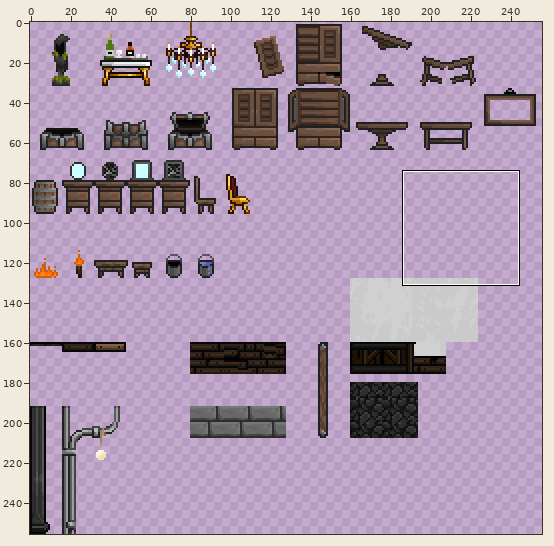
Two versions of one sprite sheet, LudumDare48/Assets/Sprites/tile.png. Above: a wide view before the commit, with the close-up outlined.
Close-up. Old version:
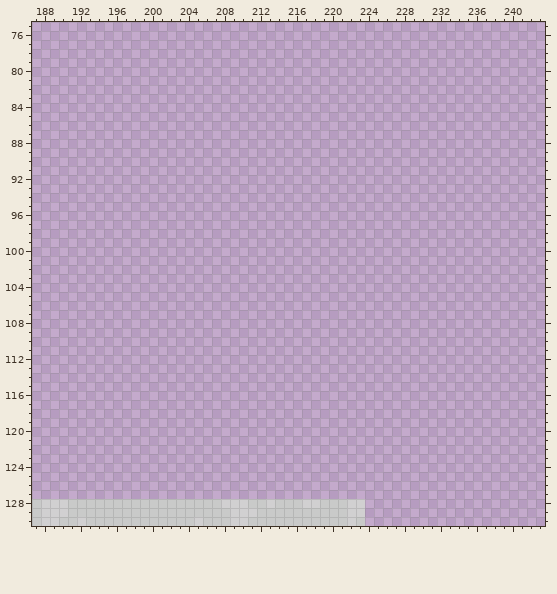
The file is 256x256 pixels. Pixels under 10% opacity are left out. Colours within 5 levels of each other are drawn and written as one. Shown: x 187..243, y 75..130. The commit also changed other parts of the picture, which this record leaves out.
After the commit:
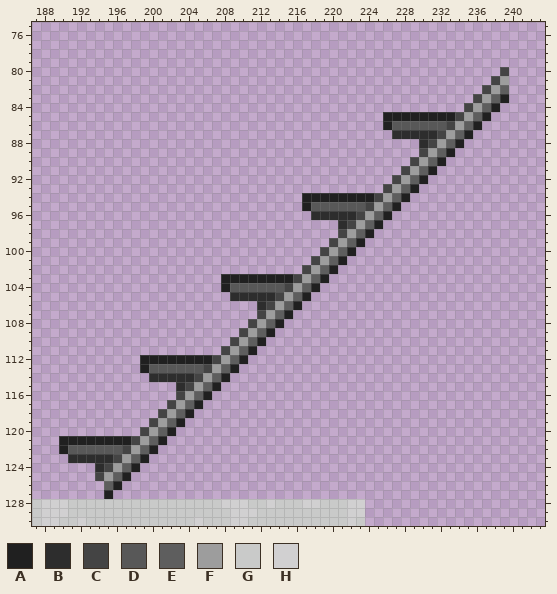
Palette (. is transparent): A #202020  B #2d2d2d  C #444444  D #585858  E #5e5e5e  F #9d9d9d  G #c9cac9  H #d1d0d1
The edit:
{"y":80,"x":239,"old":".","new":"C"}
{"y":81,"x":238,"old":"..","new":"CF"}
{"y":82,"x":237,"old":"...","new":"CFE"}
{"y":83,"x":236,"old":"....","new":"CFEA"}
{"y":84,"x":235,"old":"....","new":"CFEA"}
{"y":85,"x":226,"old":"............","new":"AAAAAAAACFEA"}
{"y":86,"x":226,"old":"...........","new":"ADDDDDDCFEA"}
{"y":87,"x":227,"old":".........","new":"BBBBBCFEA"}
{"y":88,"x":230,"old":".....","new":"BCFEA"}
{"y":89,"x":230,"old":"....","new":"CFEA"}
{"y":90,"x":229,"old":"....","new":"CFEA"}
{"y":91,"x":228,"old":"....","new":"CFEA"}
{"y":92,"x":227,"old":"....","new":"CFEA"}
{"y":93,"x":226,"old":"....","new":"CFEA"}
{"y":94,"x":217,"old":"............","new":"AAAAAAAACFEA"}
{"y":95,"x":217,"old":"...........","new":"ADDDDDDCFEA"}
{"y":96,"x":218,"old":".........","new":"BBBBBCFEA"}
{"y":97,"x":221,"old":".....","new":"BCFEA"}
{"y":98,"x":221,"old":"....","new":"CFEA"}
{"y":99,"x":220,"old":"....","new":"CFEA"}
{"y":100,"x":219,"old":"....","new":"CFEA"}
{"y":101,"x":218,"old":"....","new":"CFEA"}
{"y":102,"x":217,"old":"....","new":"CFEA"}
{"y":103,"x":208,"old":"............","new":"AAAAAAAACFEA"}
{"y":104,"x":208,"old":"...........","new":"ADDDDDDCFEA"}
{"y":105,"x":209,"old":".........","new":"BBBBBCFEA"}
{"y":106,"x":212,"old":".....","new":"BCFEA"}
{"y":107,"x":212,"old":"....","new":"CFEA"}
{"y":108,"x":211,"old":"....","new":"CFEA"}
{"y":109,"x":210,"old":"....","new":"CFEA"}
{"y":110,"x":209,"old":"....","new":"CFEA"}
{"y":111,"x":208,"old":"....","new":"CFEA"}
{"y":112,"x":199,"old":"............","new":"AAAAAAAACFEA"}
{"y":113,"x":199,"old":"...........","new":"ADDDDDDCFEA"}
{"y":114,"x":200,"old":".........","new":"BBBBBCFEA"}
{"y":115,"x":203,"old":".....","new":"BCFEA"}
{"y":116,"x":203,"old":"....","new":"CFEA"}
{"y":117,"x":202,"old":"....","new":"CFEA"}
{"y":118,"x":201,"old":"....","new":"CFEA"}
{"y":119,"x":200,"old":"....","new":"CFEA"}
{"y":120,"x":199,"old":"....","new":"CFEA"}
{"y":121,"x":190,"old":"............","new":"AAAAAAAACFEA"}
{"y":122,"x":190,"old":"...........","new":"ADDDDDDCFEA"}
{"y":123,"x":191,"old":".........","new":"BBBBBCFEA"}
{"y":124,"x":194,"old":".....","new":"BCFEA"}
{"y":125,"x":194,"old":"....","new":"CFEA"}
{"y":126,"x":195,"old":"..","new":"EA"}
{"y":127,"x":195,"old":".","new":"A"}
{"label":"added","picture_box":[59,67,509,499]}
